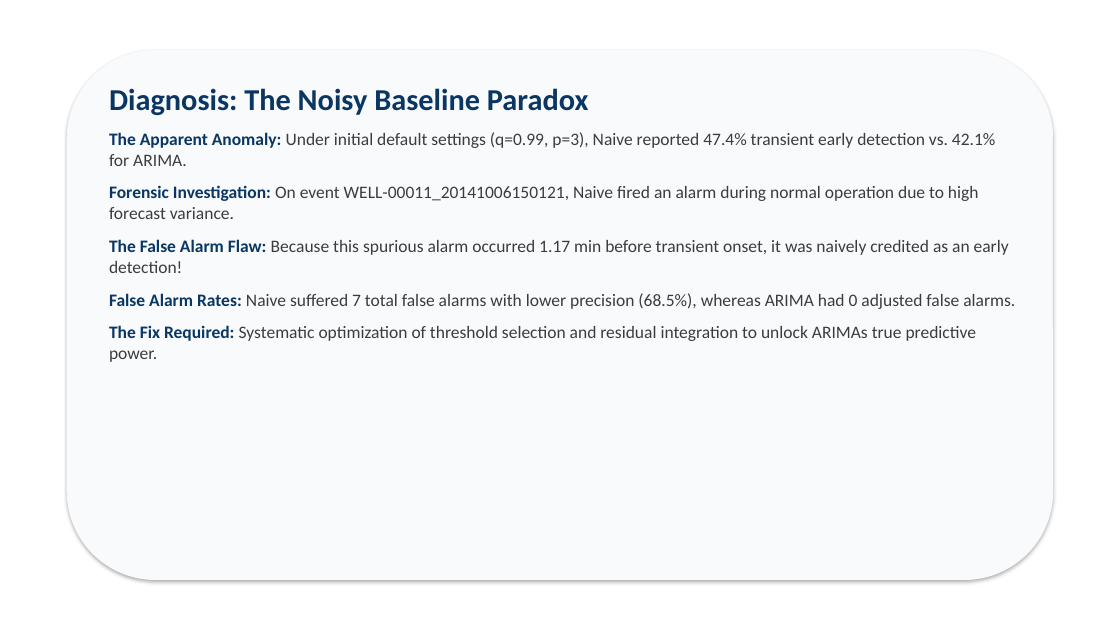
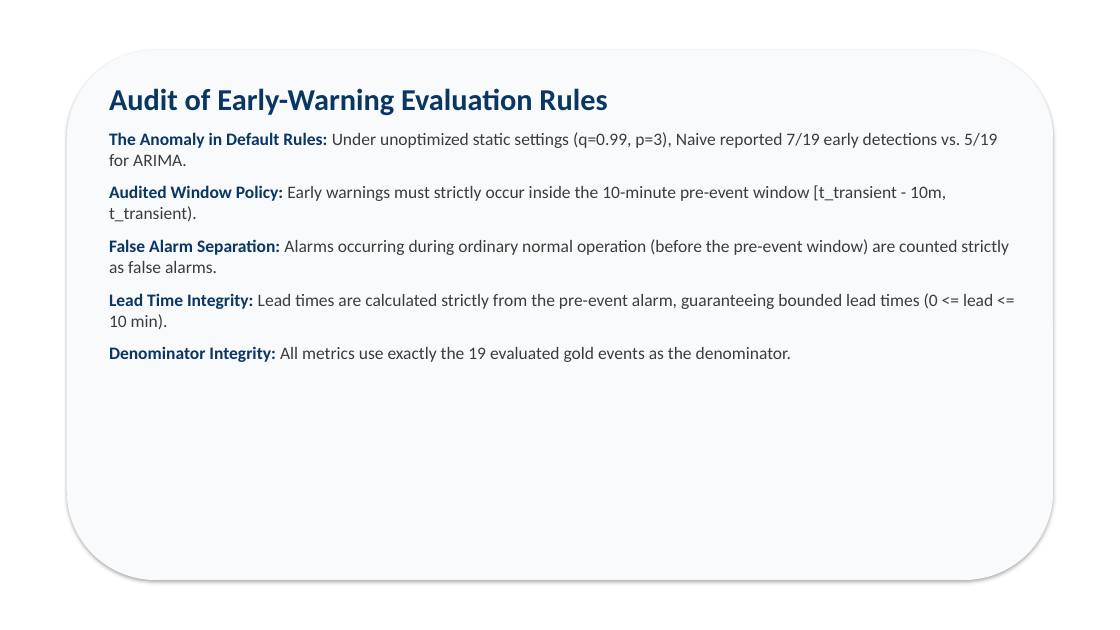
Before and after one commit to Ravva-78/tsa-oilguard, a slide deck: slide 5 of report/OILGUARD_Presentation.pptx. Drawn at 1120x630 pixels with LibreOffice and Linux fonts; fonts in the diff are those of the drawing. Boxes give left, top, right and bottom in pixels: in the first picture for what was removed or moved away, otherwise in the second. Text is boxed around its words. In the diff, an @@ line names an element or a change of style, - is before the commit and + after.

Commit message:
Audit and reconcile final OILGUARD results: resolve 19-event cohort, audit early-warning evaluation rules, add LOEO-CV, and verify Pareto frontier

```diff
--- a/report/OILGUARD_Presentation.pptx
+++ b/report/OILGUARD_Presentation.pptx
@@ text at (109,88,1009,362): text changed @@
-Diagnosis: The Noisy Baseline Paradox
-The Apparent Anomaly: Under initial default settings (q=0.99, p=3), Naive reported 47.4% transient early detection vs. 42.1% for ARIMA.
-Forensic Investigation: On event WELL-00011_20141006150121, Naive fired an alarm during normal operation due to high forecast variance.
-The False Alarm Flaw: Because this spurious alarm occurred 1.17 min before transient onset, it was naively credited as an early detection!
-False Alarm Rates: Naive suffered 7 total false alarms with lower precision (68.5%), whereas ARIMA had 0 adjusted false alarms.
-The Fix Required: Systematic optimization of threshold selection and residual integration to unlock ARIMAs true predictive power.
+Audit of Early-Warning Evaluation Rules
+The Anomaly in Default Rules: Under unoptimized static settings (q=0.99, p=3), Naive reported 7/19 early detections vs. 5/19 for ARIMA.
+Audited Window Policy: Early warnings must strictly occur inside the 10-minute pre-event window [t_transient - 10m, t_transient).
+False Alarm Separation: Alarms occurring during ordinary normal operation (before the pre-event window) are counted strictly as false alarms.
+Lead Time Integrity: Lead times are calculated strictly from the pre-event alarm, guaranteeing bounded lead times (0 <= lead <= 10 min).
+Denominator Integrity: All metrics use exactly the 19 evaluated gold events as the denominator.
```
Also in this commit, not shown: 7 other slides changed, 27 other files.
